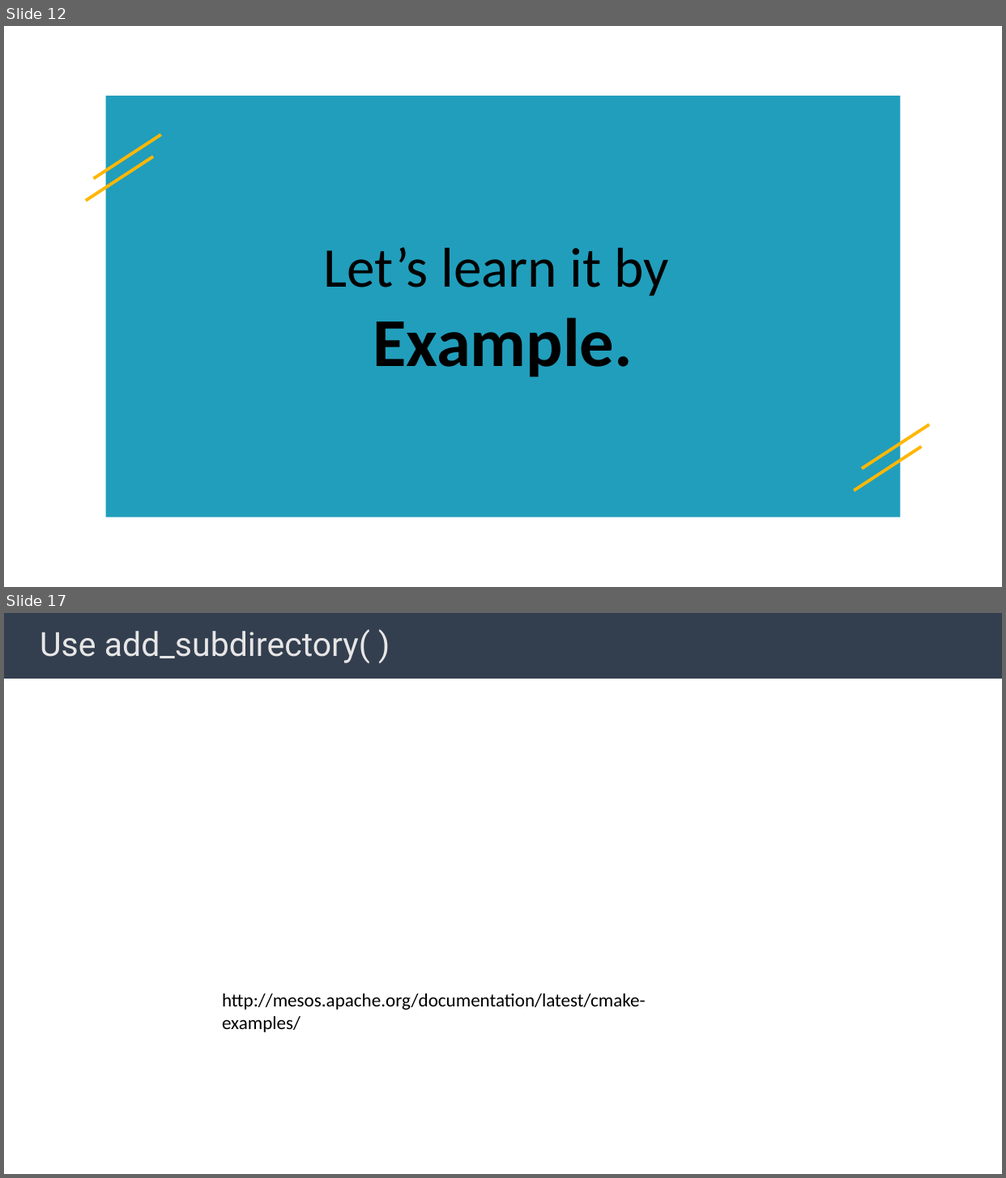
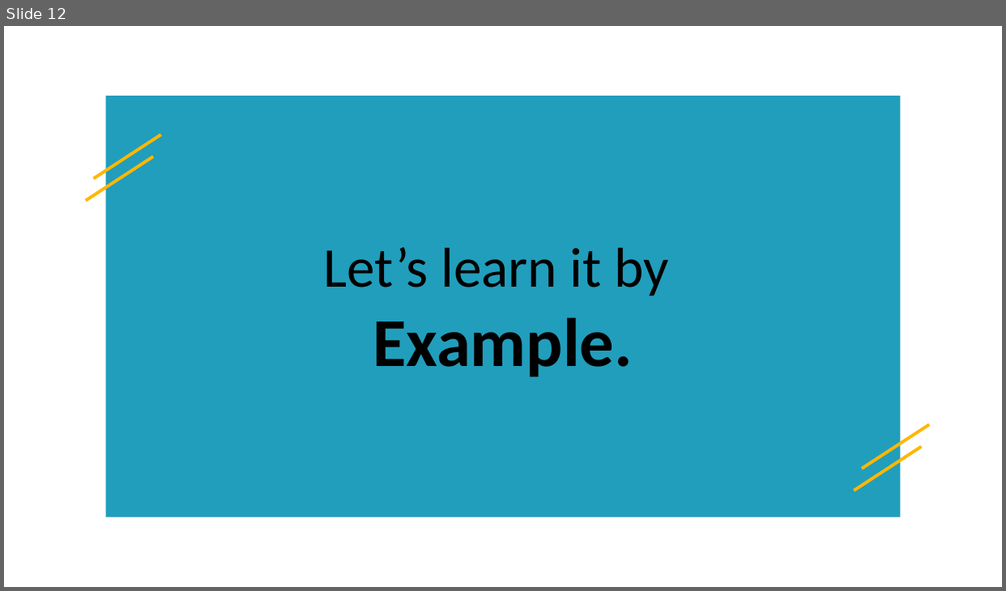
Before and after one commit to BingHanLin/Learn_Modern_CMake, a slide deck: cmake notes.pptx. Shown one above the other, each under a label of ours: slides 12 and 17 before the commit, slide 12 after it; the slides between them are not shown. The pictures are 1006x1178 and 1006x591 pixels, drawn with LibreOffice and Linux fonts; fonts in the diff are those of the drawing; background and template pictures are left out. Boxes give left, top, right and bottom in pixels: in the first picture for what was removed or moved away, otherwise in the second. Text is boxed around its words. In the diff, an @@ line names an element or a change of style, - is before the commit and + after.

Commit message:
check example

```diff
--- a/cmake notes.pptx
+++ b/cmake notes.pptx
@@ slide 17 removed at box(4, 613, 1002, 1174), background #FFFFFF @@
@@ rectangle removed at box(4, 613, 1002, 679) @@
@@ title removed at box(40, 629, 370, 663) @@
-Use add_subdirectory( )
@@ text removed at box(222, 994, 646, 1033) @@
-http://mesos.apache.org/documentation/latest/cmake-examples/
```
Also in this commit, not shown: 8 slides changed, 3 slides added, 3 other slides removed, 35 other files.
